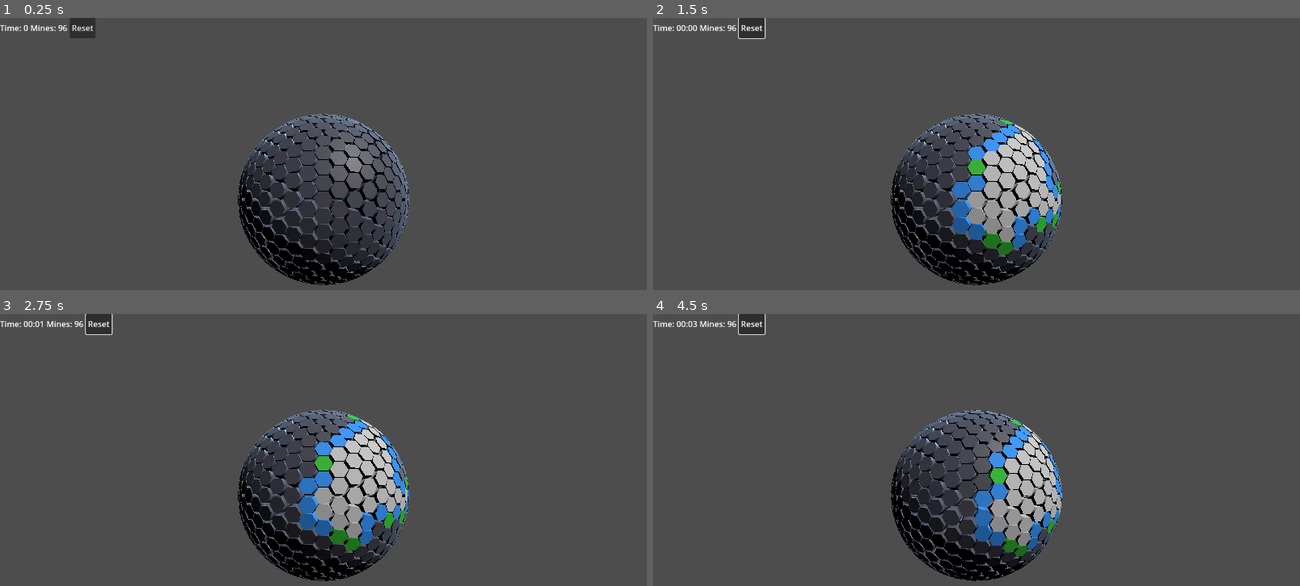
Above: before the commit, frames 1-4 (two rows, left to right).
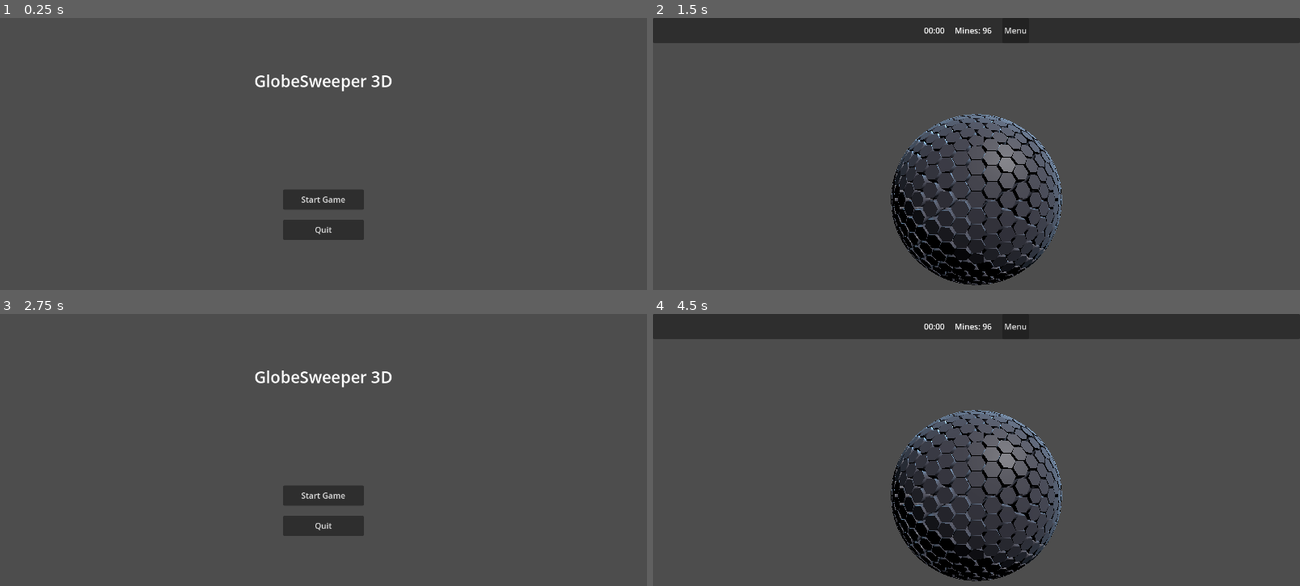
Above: after the commit, the same moments.

Repository: ROMUSKING/globesweeper3D
Game: Godot game, scene res://scenes/main.tscn
Two runs of this game, one before a commit and one after it. Both use one fixed random seed, a clock stepped at 60 frames per second and the inputs below.
Inputs (mouse positions are in pixels of both pictures, inside the frame that each line leads up to):
- Up to frame 1 (0.25 s): no input
- Up to frame 2 (1.5 s): click (737, 28) at 0.5 s, where only the run before the commit has a clickable "Reset"; click (976, 200) at 1.25 s, where only the run after the commit has a clickable "Start Game"
- Up to frame 3 (2.75 s): click (362, 327) at 2 s, where only the run after the commit has a clickable "Menu"
- Up to frame 4 (4.5 s): click (976, 496) at 2.75 s, where only the run after the commit has a clickable "Start Game"; move the mouse to (1118, 477) at 3.52 s; click (1118, 477) at 3.67 s; drag from (847, 512) to (944, 566) at 4.27 s

The runs differ from the first frame. In frame 1, 9.1% of the frame differs, in the area x 0-64%, y 0-99%; in frame 2, 14%; in frame 3, 12%; in frame 4, 16%, in the area x 0-100%, y 0-99%.

Commit message:
Implement game state management and refactor UI architecture: Introduce a state machine in main.gd, restructure UI components into modular scenes, and enhance UIManager for better signal handling and visibility management.

Diff:
--- a/scenes/ui.tscn
+++ b/scenes/ui.tscn
@@ -1,6 +1,9 @@
-[gd_scene load_steps=2 format=3 uid="uid://bvk7w4xgtg7qj"]
+[gd_scene load_steps=5 format=3 uid="uid://bvk7w4xgtg7qj"]
 
-[ext_resource type="Script" uid="uid://p54431u7q5fn" path="res://scripts/ui.gd" id="1_abcde"]
+[ext_resource type="Script" uid="uid://dps0ivw067m0i" path="res://scripts/ui/ui_manager.gd" id="1_uimanager"]
+[ext_resource type="PackedScene" uid="uid://dmainmenu" path="res://scenes/ui/MainMenu.tscn" id="2_mainmenu"]
+[ext_resource type="PackedScene" uid="uid://dhud" path="res://scenes/ui/HUD.tscn" id="3_hud"]
+[ext_resource type="PackedScene" uid="uid://dgameover" path="res://scenes/ui/GameOver.tscn" id="4_gameover"]
 
 [node name="UI" type="Control"]
 layout_mode = 3
@@ -9,38 +12,15 @@
 anchor_bottom = 1.0
 grow_horizontal = 2
 grow_vertical = 2
-script = ExtResource("1_abcde")
+script = ExtResource("1_uimanager")
 
-[node name="HBoxContainer" type="HBoxContainer" parent="."]
-layout_mode = 0
-offset_right = 1280.0
-offset_bottom = 40.0
+[node name="MainMenu" parent="." instance=ExtResource("2_mainmenu")]
+layout_mode = 1
 
-[node name="TimeLabel" type="Label" parent="HBoxContainer"]
-layout_mode = 2
-text = "Time: 0"
+[node name="HUD" parent="." instance=ExtResource("3_hud")]
+visible = false
+layout_mode = 1
 
-[node name="MineLabel" type="Label" parent="HBoxContainer"]
-layout_mode = 2
-text = "Mines: 0"
-
-[node name="ResetButton" type="Button" parent="HBoxContainer"]
-layout_mode = 2
-text = "Reset"
-
-[node name="GameOverLabel" type="Label" parent="."]
+[node name="GameOver" parent="." instance=ExtResource("4_gameover")]
+visible = false
 layout_mode = 1
-anchors_preset = 8
-anchor_left = 0.5
-anchor_top = 0.5
-anchor_right = 0.5
-anchor_bottom = 0.5
-offset_left = -20.0
-offset_top = -11.5
-offset_right = 20.0
-offset_bottom = 11.5
-grow_horizontal = 2
-grow_vertical = 2
-text = "Game Over!"
-horizontal_alignment = 1
-vertical_alignment = 1
--- /dev/null
+++ b/scenes/ui/GameOver.tscn
@@ -0,0 +1,53 @@
+[gd_scene format=3 uid="uid://gameover_scene_id"]
+
+[node name="GameOver" type="Control"]
+layout_mode = 3
+anchors_preset = 15
+anchor_right = 1.0
+anchor_bottom = 1.0
+grow_horizontal = 2
+grow_vertical = 2
+
+[node name="Background" type="ColorRect" parent="."]
+layout_mode = 1
+anchors_preset = 15
+anchor_right = 1.0
+anchor_bottom = 1.0
+grow_horizontal = 2
+grow_vertical = 2
+color = Color(0, 0, 0, 0.5)
+
+[node name="VBoxContainer" type="VBoxContainer" parent="."]
+layout_mode = 1
+anchors_preset = 8
+anchor_left = 0.5
+anchor_top = 0.5
+anchor_right = 0.5
+anchor_bottom = 0.5
+offset_left = -100.0
+offset_top = -100.0
+offset_right = 100.0
+offset_bottom = 100.0
+grow_horizontal = 2
+grow_vertical = 2
+theme_override_constants/separation = 20
+alignment = 1
+
+[node name="ResultLabel" type="Label" parent="VBoxContainer"]
+layout_mode = 2
+theme_override_font_sizes/font_size = 40
+text = "Result"
+horizontal_alignment = 1
+
+[node name="StatsLabel" type="Label" parent="VBoxContainer"]
+layout_mode = 2
+text = "Stats go here"
+horizontal_alignment = 1
+
+[node name="RestartButton" type="Button" parent="VBoxContainer"]
+layout_mode = 2
+text = "Restart"
+
+[node name="MainMenuButton" type="Button" parent="VBoxContainer"]
+layout_mode = 2
+text = "Main Menu"
--- /dev/null
+++ b/scenes/ui/HUD.tscn
@@ -0,0 +1,34 @@
+[gd_scene format=3 uid="uid://hud_scene_id"]
+
+[node name="HUD" type="Control"]
+layout_mode = 3
+anchors_preset = 15
+anchor_right = 1.0
+anchor_bottom = 1.0
+grow_horizontal = 2
+grow_vertical = 2
+mouse_filter = 2
+
+[node name="TopBar" type="PanelContainer" parent="."]
+layout_mode = 1
+anchors_preset = 10
+anchor_right = 1.0
+offset_bottom = 50.0
+grow_horizontal = 2
+
+[node name="HBoxContainer" type="HBoxContainer" parent="TopBar"]
+layout_mode = 2
+theme_override_constants/separation = 20
+alignment = 1
+
+[node name="TimeLabel" type="Label" parent="TopBar/HBoxContainer"]
+layout_mode = 2
+text = "00:00"
+
+[node name="MineCounter" type="Label" parent="TopBar/HBoxContainer"]
+layout_mode = 2
+text = "Mines: 10"
+
+[node name="MenuButton" type="Button" parent="TopBar/HBoxContainer"]
+layout_mode = 2
+text = "Menu"
--- /dev/null
+++ b/scenes/ui/MainMenu.tscn
@@ -0,0 +1,54 @@
+[gd_scene format=3 uid="uid://mainmenu_scene_id"]
+
+[node name="MainMenu" type="Control"]
+layout_mode = 3
+anchors_preset = 15
+anchor_right = 1.0
+anchor_bottom = 1.0
+grow_horizontal = 2
+grow_vertical = 2
+
+[node name="TitleLabel" type="Label" parent="."]
+layout_mode = 1
+anchors_preset = 5
+anchor_left = 0.5
+anchor_right = 0.5
+offset_left = -200.0
+offset_top = 100.0
+offset_right = 200.0
+offset_bottom = 150.0
+grow_horizontal = 2
+theme_override_font_sizes/font_size = 32
+text = "GlobeSweeper 3D"
+horizontal_alignment = 1
+vertical_alignment = 1
+
+[node name="StartButton" type="Button" parent="."]
+layout_mode = 1
+anchors_preset = 8
+anchor_left = 0.5
+anchor_top = 0.5
+anchor_right = 0.5
+anchor_bottom = 0.5
+offset_left = -80.0
+offset_top = -20.0
+offset_right = 80.0
+offset_bottom = 20.0
+grow_horizontal = 2
+grow_vertical = 2
+text = "Start Game"
+
+[node name="QuitButton" type="Button" parent="."]
+layout_mode = 1
+anchors_preset = 8
+anchor_left = 0.5
+anchor_top = 0.5
+anchor_right = 0.5
+anchor_bottom = 0.5
+offset_left = -80.0
+offset_top = 40.0
+offset_right = 80.0
+offset_bottom = 80.0
+grow_horizontal = 2
+grow_vertical = 2
+text = "Quit"
--- a/scripts/main.gd
+++ b/scripts/main.gd
@@ -13,14 +13,13 @@
 const CURSOR_SCENE = preload("res://scenes/cursor.tscn")
 var globe_generator
 var audio_manager
-var game_over: bool = false
-var game_won: bool = false
+enum GameState {MENU, PLAYING, GAME_OVER}
+var current_state: GameState = GameState.MENU
 var ui_scene = preload("res://scenes/ui.tscn")
 var ui
 
 # Timer and statistics
 var game_timer: float = 0.0
-var game_paused: bool = false
 var game_started: bool = false
 var mines_placed: bool = false
 var game_statistics = {
@@ -81,7 +80,9 @@
 func _ready():
 	setup_materials()
 	ui = ui_scene.instantiate()
-	ui.game_reset_requested.connect(reset_game)
+	ui.start_game_requested.connect(_on_start_game_requested)
+	ui.restart_game_requested.connect(reset_game)
+	ui.menu_requested.connect(_on_menu_requested)
 	add_child(ui)
 
 	globe_generator = GlobeGeneratorScript.new()
@@ -118,18 +119,14 @@
 	$Camera3D.position = Vector3(0, 0, current_zoom)
 
 	# Start game
-	generate_globe()
-	mines_placed = false
-	update_mine_counter()
 	load_game_statistics()
 
 func _process(delta):
-	if game_started and not game_over and not game_won and not game_paused:
-		game_timer += delta
-		ui.update_time(format_time(game_timer))
-	elif game_paused:
-		# Keep displaying current time when paused
-		ui.update_time(format_time(game_timer))
+	if current_state == GameState.PLAYING:
+		if game_started:
+			game_timer += delta
+			ui.update_time(format_time(game_timer))
+		update_mine_counter()
 
 	# Update cursor position to follow rotating tile
 	if hovered_tile_index != -1 and hovered_tile_index < tiles.size():
@@ -145,6 +142,10 @@
 	update_performance_stats()
 
 func _process_camera_feel(delta):
+	# Auto-rotate in menu
+	if current_state == GameState.MENU:
+		$Globe.rotate_y(0.1 * delta)
+
 	# Apply rotation momentum only when not dragging
 	if not is_dragging_globe and rotation_velocity.length_squared() > 0.000001:
 		# Scale rotation by delta to maintain consistent speed across framerates
@@ -243,18 +244,9 @@
 	ui.update_mines(total_mines - flagged_count)
 
 func _input(event):
-	if game_over or game_won:
-		return
-
-	# Handle keyboard input for pause/resume
+	# Handle debug keys
 	if event is InputEventKey and event.pressed:
-		if event.keycode == KEY_SPACE:
-			if game_started:
-				if game_paused:
-					resume_game()
-				else:
-					pause_game()
-		elif event.keycode == KEY_F12:
+		if event.keycode == KEY_F12:
 			print_performance_report()
 
 func _on_tile_hovered(index: int):
@@ -266,7 +258,7 @@
 		cursor.visible = false
 
 func _on_tile_clicked(index: int, button_index: int):
-	if game_over or game_won or game_paused:
+	if current_state != GameState.PLAYING:
 		return
 
 	var tile = tiles[index]
@@ -310,7 +302,6 @@
 	# Start timer on first tile reveal
 	if not game_started:
 		game_started = true
-		game_paused = false
 
 	# Play tile reveal sound
 	audio_manager.play_reveal_sound()
@@ -326,9 +317,7 @@
 
 	if tile.has_mine:
 		# Game over
-		game_over = true
-		game_paused = true # Stop timer
-		update_game_statistics() # Update stats for loss
+		update_game_statistics(false) # Update stats for loss
 
 		# Trigger screen shake
 		shake_strength = 2.5
@@ -340,7 +329,7 @@
 		audio_manager.play_lose_sound()
 
 		reveal_all_mines()
-		ui.show_game_over("Game Over!")
+		change_state(GameState.GAME_OVER)
 		return
 
 	# Show number if has neighboring mines
@@ -445,14 +434,12 @@
 			return # Still have unrevealed safe tiles
 
 	# All safe tiles revealed
-	game_won = true
-	game_paused = true # Stop timer
-	update_game_statistics() # Update stats for win
+	update_game_statistics(true) # Update stats for win
 
 	# Play game win sound
 	audio_manager.play_win_sound()
 
-	ui.show_game_over("You Win!")
+	change_state(GameState.GAME_OVER)
 	trigger_fireworks()
 
 func trigger_fireworks():
@@ -521,23 +508,55 @@
 			c.queue_free()
 
 func reset_game():
-	game_over = false
-	game_won = false
 	# Reset globe orientation and camera position to defaults for consistency after reset
 	$Globe.rotation = Vector3.ZERO
 	rotation_velocity = Vector2.ZERO
 	target_zoom = globe_radius * 3
 	current_zoom = target_zoom
 	$Camera3D.position = Vector3(0, 0, current_zoom)
-	# Reset input state
-	if ui and ui.has_method("hide_game_over"):
-		ui.hide_game_over()
+
 	# Clear any fireworks effects
 	clear_fireworks()
+
 	# Reset timer
 	reset_timer()
 	generate_globe()
 	mines_placed = false
+	update_mine_counter()
+	change_state(GameState.PLAYING)
+
+func change_state(new_state: GameState):
+	current_state = new_state
+	match current_state:
+		GameState.MENU:
+			ui.show_main_menu()
+			interaction_manager.set_process_input(false)
+			cursor.visible = false
+		GameState.PLAYING:
+			ui.show_hud()
+			interaction_manager.set_process_input(true)
+		GameState.GAME_OVER:
+			var is_win = false
+			# Determine if win or loss based on remaining unrevealed safe tiles
+			var unrevealed_safe = 0
+			for t in tiles:
+				if not t.has_mine and not t.is_revealed:
+					unrevealed_safe += 1
+			is_win = (unrevealed_safe == 0)
+
+			ui.show_game_over(is_win)
+			interaction_manager.set_process_input(false)
+			cursor.visible = false
+
+func _on_start_game_requested():
+	reset_game()
+
+func _on_menu_requested():
+	# Clear globe or just stop processing
+	for child in $Globe.get_children():
+		child.queue_free()
+	tiles.clear()
+	change_state(GameState.MENU)
 	update_mine_counter()
 
 # Statistics and timer functions
@@ -554,10 +573,10 @@
 	file.store_var(game_statistics)
 	file.close()
 
-func update_game_statistics():
+func update_game_statistics(is_win: bool):
 	game_statistics.games_played += 1
 
-	if game_won:
+	if is_win:
 		game_statistics.games_won += 1
 		game_statistics.current_streak += 1
 		if game_statistics.current_streak > game_statistics.best_streak:
@@ -571,16 +590,9 @@
 	game_statistics.total_time += game_timer
 	save_game_statistics()
 
-func pause_game():
-	game_paused = true
-
-func resume_game():
-	game_paused = false
-
 func reset_timer():
 	game_timer = 0.0
 	game_started = false
-	game_paused = false
 	ui.update_time("00:00")
 
 # Performance monitoring functions
--- /dev/null
+++ b/scripts/ui/ui_manager.gd
@@ -0,0 +1,82 @@
+extends Control
+
+signal start_game_requested
+signal restart_game_requested
+signal menu_requested
+
+@onready var main_menu = $MainMenu
+@onready var hud = $HUD
+@onready var game_over = $GameOver
+
+# HUD Elements
+@onready var time_label = $HUD/TopBar/HBoxContainer/TimeLabel
+@onready var mine_counter = $HUD/TopBar/HBoxContainer/MineCounter
+@onready var menu_button = $HUD/TopBar/HBoxContainer/MenuButton
+
+# Main Menu Elements
+@onready var start_button = $MainMenu/StartButton
+@onready var quit_button = $MainMenu/QuitButton
+
+# Game Over Elements
+@onready var result_label = $GameOver/VBoxContainer/ResultLabel
+@onready var restart_button = $GameOver/VBoxContainer/RestartButton
+@onready var main_menu_button = $GameOver/VBoxContainer/MainMenuButton
+
+func _ready():
+	# Connect signals from children
+	if start_button:
+		start_button.pressed.connect(_on_start_button_pressed)
+	if quit_button:
+		quit_button.pressed.connect(_on_quit_button_pressed)
+
+	if menu_button:
+		menu_button.pressed.connect(_on_menu_button_pressed)
+
+	if restart_button:
+		restart_button.pressed.connect(_on_restart_button_pressed)
+	if main_menu_button:
+		main_menu_button.pressed.connect(_on_main_menu_button_pressed)
+
+func show_main_menu():
+	main_menu.visible = true
+	hud.visible = false
+	game_over.visible = false
+
+func show_hud():
+	main_menu.visible = false
+	hud.visible = true
+	game_over.visible = false
+
+func show_game_over(is_win: bool):
+	main_menu.visible = false
+	hud.visible = false
+	game_over.visible = true
+
+	if is_win:
+		result_label.text = "You Win!"
+	else:
+		result_label.text = "Game Over"
+
+func update_time(time_value):
+	# Assuming time_value is already formatted or we format it here
+	# For now, just setting text
+	time_label.text = str(time_value)
+
+func update_mines(count):
+	mine_counter.text = "Mines: " + str(count)
+
+# Signal Handlers
+func _on_start_button_pressed():
+	start_game_requested.emit()
+
+func _on_restart_button_pressed():
+	restart_game_requested.emit()
+
+func _on_menu_button_pressed():
+	menu_requested.emit()
+
+func _on_main_menu_button_pressed():
+	menu_requested.emit()
+
+func _on_quit_button_pressed():
+	get_tree().quit()
Not shown, added: PHASE6_PLAN.md
Not shown, changed: TECHNICAL_DOCS.md
